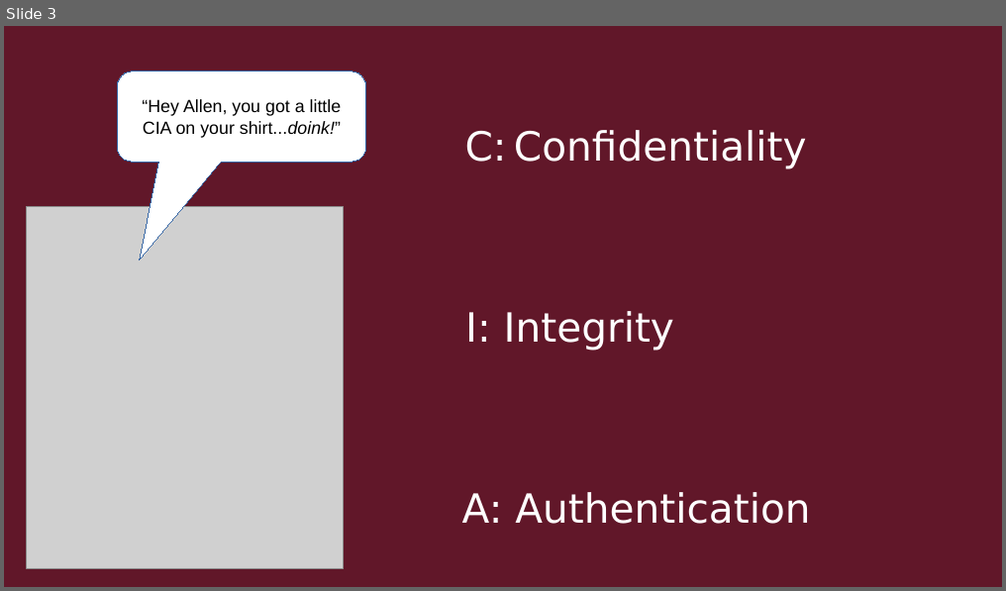
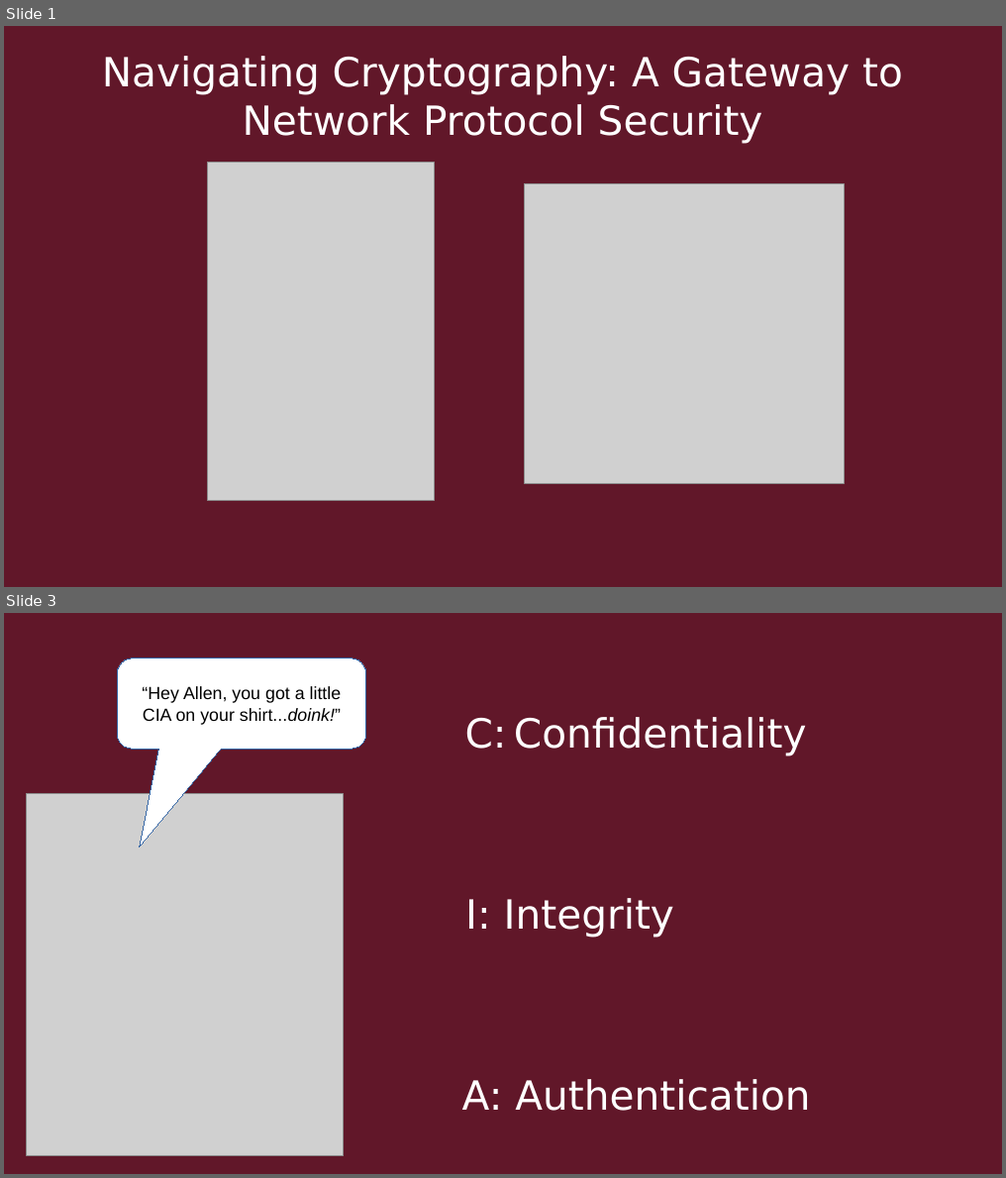
Before and after one commit to Quin-Darcy/seccom, a slide deck: presentation/cryptography_and_network_protocols.odp. Shown one above the other, each under a label of ours: slide 3 before the commit, slides 1 and 3 after it; the slides between them are not shown. The pictures are 1006x591 and 1006x1178 pixels, drawn with LibreOffice and Linux fonts; fonts in the diff are those of the drawing; grey boxes stand for pictures. Boxes give left, top, right and bottom in pixels: in the first picture for what was removed or moved away, otherwise in the second. Text is boxed around its words. In the diff, an @@ line names an element or a change of style, - is before the commit and + after.

Commit message:
added more slides and pictures

```diff
--- a/presentation/cryptography_and_network_protocols.odp
+++ b/presentation/cryptography_and_network_protocols.odp
@@ slide 1 added at (x1=4, y1=26, x2=1002, y2=587), background #611729 @@
@@ title added at (x1=102, y1=56, x2=903, y2=144), 32 pt, text #FFFFFF @@
+Navigating Cryptography: A Gateway to Network Protocol Security
@@ picture added at (x1=208, y1=162, x2=434, y2=501) @@
@@ picture added at (x1=525, y1=184, x2=845, y2=483) @@
```
Also in this commit, not shown: 3 slides changed, 11 other slides added, 1 slide removed, 4 other files.
